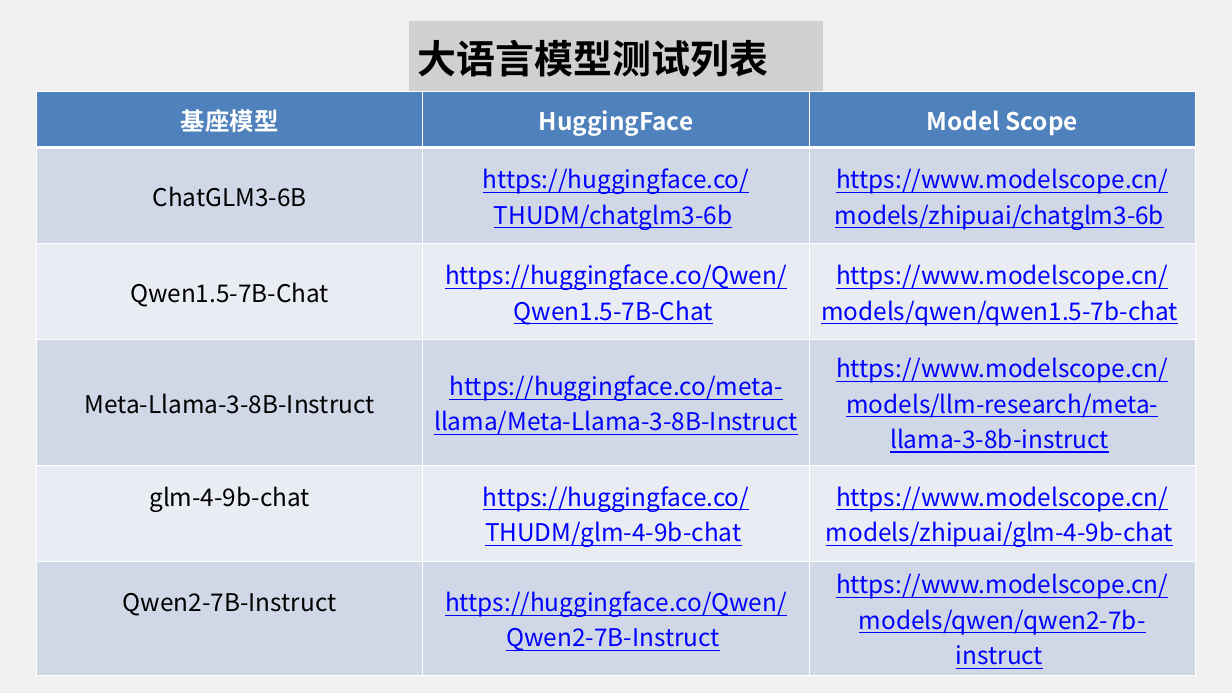
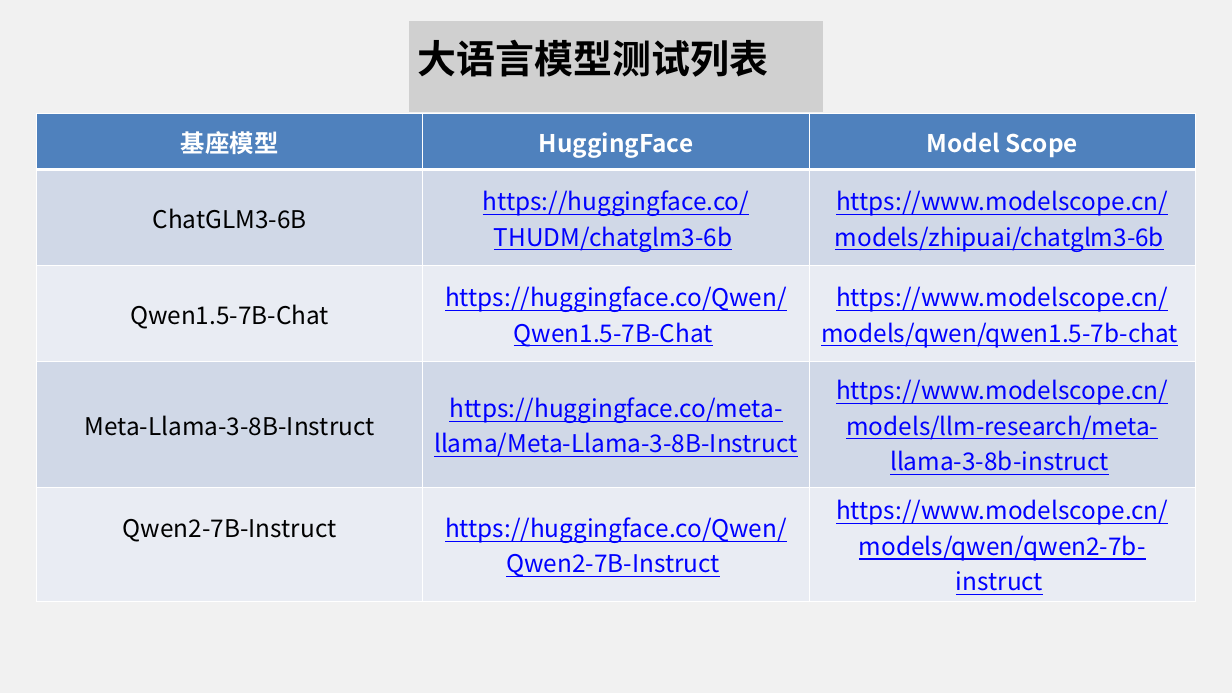
Before and after one commit to bin-Deng-666/LLM-Paper-Learning, a slide deck: slide 1 of 任务3.pptx. Drawn at 1232x693 pixels with LibreOffice and Linux fonts; fonts in the diff are those of the drawing; grey boxes stand for pictures. Boxes give left, top, right and bottom in pixels: in the first picture for what was removed or moved away, otherwise in the second. Text is boxed around its words. In the diff, an @@ line names an element or a change of style, - is before the commit and + after.

```diff
--- a/任务3.pptx
+++ b/任务3.pptx
@@ table at (37,114,1196,599) @@
-row 5: glm-4-9b-chat | https://huggingface.co/THUDM/glm-4-9b-chat | https://www.modelscope.cn/models/zhipuai/glm-4-9b-chat
@@ table: place and size @@
-table at (37,91,1196,673)
+table at (37,114,1196,599)
```
Also in this commit, not shown: 1 other file.
